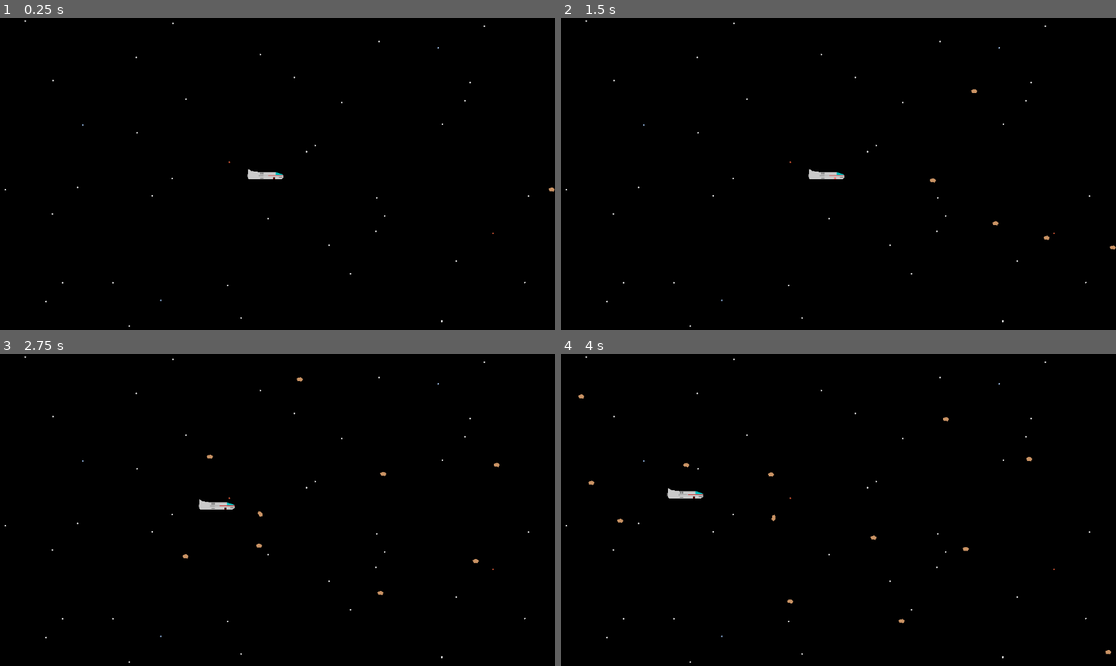
Above: before the commit, frames 1-4 (two rows, left to right).
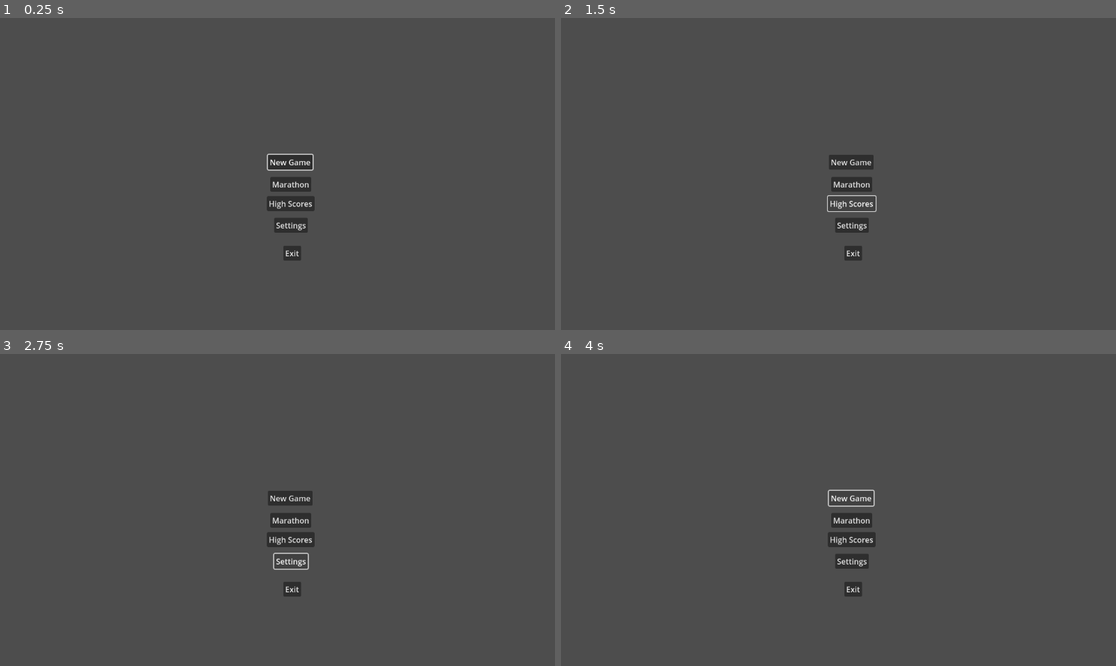
Above: after the commit, the same moments.

Repository: fractalate/space-hazard
Game: Godot game, scene res://main.tscn
Two runs of this game, one before a commit and one after it. Both use one fixed random seed, a clock stepped at 60 frames per second and the inputs below.
Inputs (mouse positions are in pixels of both pictures, inside the frame that each line leads up to):
- Up to frame 1 (0.25 s): no input
- Up to frame 2 (1.5 s): click (849, 183) at 0.5 s, where only the run after the commit has a clickable "Marathon"; click (849, 202) at 1.25 s, where only the run after the commit has a clickable "High Scores"
- Up to frame 3 (2.75 s): click (288, 559) at 2 s, where only the run after the commit has a clickable "Settings"
- Up to frame 4 (4 s): click (849, 497) at 2.75 s, where only the run after the commit has a clickable "New Game"; click (849, 497) at 3.5 s, where only the run after the commit has a clickable "New Game"

The runs differ from the first frame. In frame 1, 100% of the frame differs, in the area x 0-100%, y 0-100%; in frame 2, 100%; in frame 3, 100%; in frame 4, 100%.

Commit message:
Work-in-progress Buttons on Main Scene

Diff:
--- a/main.gd
+++ b/main.gd
@@ -1,10 +1,15 @@
 extends Node2D
+
+@onready var ButtonNewGame = $ButtonNewGame
 
 var LevelDemo = load('res://levels/demo/level_demo.tscn')
 var PlayerShip = load('res://ship/player_ship.tscn')
 
-func _ready():
+func start_level_demo():
 	add_child(LevelDemo.instantiate())
 	var playerShip = PlayerShip.instantiate()
 	playerShip.position = get_viewport_rect().size / 2
 	add_child(playerShip)
+
+func _ready():
+	ButtonNewGame.grab_focus()
--- a/main.tscn
+++ b/main.tscn
@@ -7,3 +7,48 @@
 script = ExtResource("1_c7a0q")
 
 [node name="DespawnArea" parent="." instance=ExtResource("1_b42yi")]
+position = Vector2(16, -9)
+
+[node name="ButtonNewGame" type="Button" parent="."]
+offset_left = 556.0
+offset_top = 284.0
+offset_right = 649.0
+offset_bottom = 315.0
+focus_neighbor_bottom = NodePath("../ButtonMarathon")
+text = "New Game"
+
+[node name="ButtonMarathon" type="Button" parent="."]
+offset_left = 561.0
+offset_top = 330.0
+offset_right = 646.0
+offset_bottom = 361.0
+focus_neighbor_top = NodePath("../ButtonNewGame")
+focus_neighbor_bottom = NodePath("../ButtonHighScores")
+text = "Marathon"
+
+[node name="ButtonHighScores" type="Button" parent="."]
+offset_left = 554.0
+offset_top = 370.0
+offset_right = 653.0
+offset_bottom = 401.0
+focus_neighbor_top = NodePath("../ButtonMarathon")
+focus_neighbor_bottom = NodePath("../ButtonSettings")
+text = "High Scores
+"
+
+[node name="ButtonSettings" type="Button" parent="."]
+offset_left = 569.0
+offset_top = 415.0
+offset_right = 639.0
+offset_bottom = 446.0
+focus_neighbor_top = NodePath("../ButtonHighScores")
+focus_neighbor_bottom = NodePath("../ButtonExit")
+text = "Settings"
+
+[node name="ButtonExit" type="Button" parent="."]
+offset_left = 588.0
+offset_top = 473.0
+offset_right = 625.0
+offset_bottom = 504.0
+focus_neighbor_top = NodePath("../ButtonSettings")
+text = "Exit"
